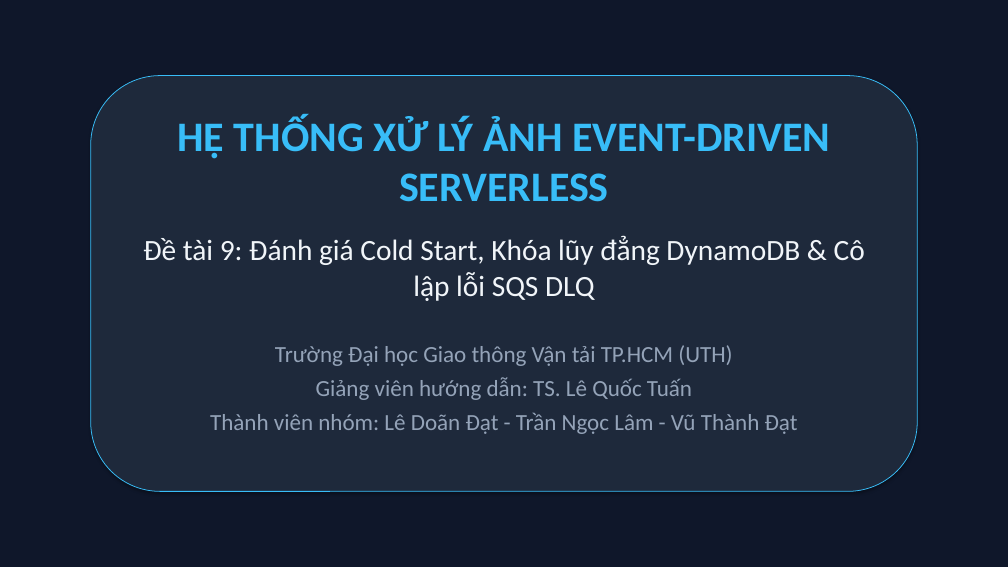
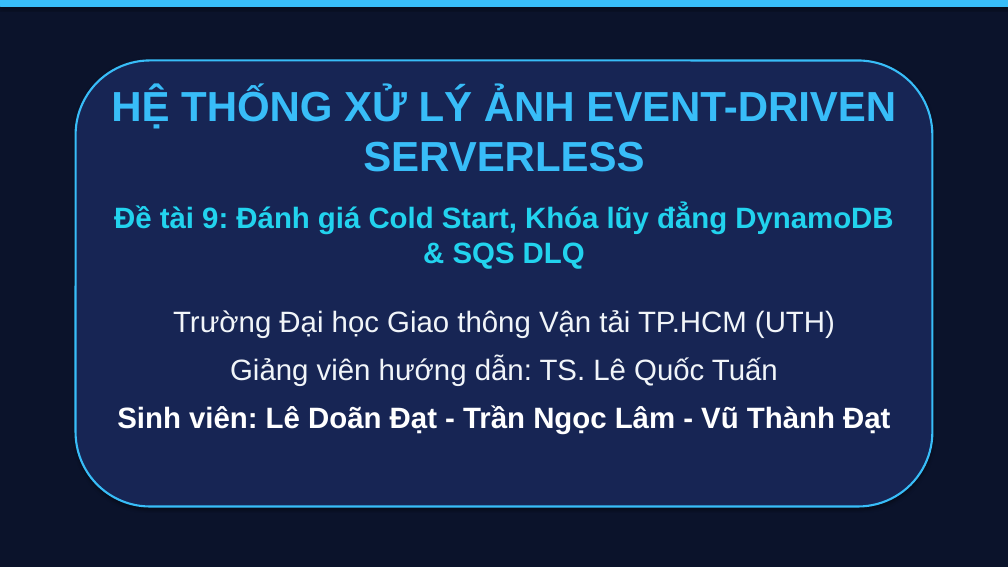
Before and after one commit to datdanghoccode/DTDM_XuLyAnh_Serverless, a slide deck: slide 1 of docs/DTDM_ThuyetTrinh_DeTai9.pptx. Drawn at 1008x567 pixels with LibreOffice and Linux fonts; fonts in the diff are those of the drawing. Boxes give left, top, right and bottom in pixels: in the first picture for what was removed or moved away, otherwise in the second. Text is boxed around its words. In the diff, an @@ line names an element or a change of style, - is before the commit and + after.

```diff
--- a/docs/DTDM_ThuyetTrinh_DeTai9.pptx
+++ b/docs/DTDM_ThuyetTrinh_DeTai9.pptx
@@ rectangle at (x1=0, y1=0, x2=1008, y2=567): fill #0F172A to #0B132B; outline #0F172A 0.75 pt to #0B132B 0.75 pt @@
@@ rectangle added at (x1=0, y1=0, x2=1008, y2=6), fill #38BDF8, outline #38BDF8 0.75 pt @@
@@ rounded rectangle resized from (x1=91, y1=76, x2=917, y2=492) to (x1=76, y1=60, x2=932, y2=507) @@
@@ rounded rectangle at (x1=76, y1=60, x2=932, y2=507): fill #1E293B to #172554; outline #38BDF8 0.75 pt to #38BDF8 2 pt @@
@@ text "HỆ THỐNG XỬ LÝ ẢNH ..." moved from (x1=143, y1=117, x2=865, y2=434) to (x1=111, y1=87, x2=896, y2=434) @@
@@ text at (x1=111, y1=87, x2=896, y2=386): font Calibri to Arial in "HỆ THỐNG XỬ LÝ ẢNH EVENT-DRIVEN SERVERLESS", "Trường Đại học Giao thông Vận tải ...", "Giảng viên hướng dẫn: TS. Lê Quốc ..."; size 22 to 28 pt, text colour #94A3B8 to #F1F5F9 in "Trường Đại học Giao thông Vận tải ...", "Giảng viên hướng dẫn: TS. Lê Quốc ..."; less space between paragraphs; more space between paragraphs @@
@@ text at (x1=114, y1=205, x2=893, y2=269): text changed; font Calibri to Arial; text colour #F1F5F9 to #22D3EE; bold on @@
-Đề tài 9: Đánh giá Cold Start, Khóa lũy đẳng DynamoDB & Cô lập lỗi SQS DLQ
+Đề tài 9: Đánh giá Cold Start, Khóa lũy đẳng DynamoDB & SQS DLQ
@@ text at (x1=117, y1=405, x2=890, y2=434): text changed; size 22 to 28 pt; font Calibri to Arial; text colour #94A3B8 to #FFFFFF; bold on @@
-Thành viên nhóm: Lê Doãn Đạt - Trần Ngọc Lâm - Vũ Thành Đạt
+Sinh viên: Lê Doãn Đạt - Trần Ngọc Lâm - Vũ Thành Đạt
```
Also in this commit, not shown: 10 other slides changed, 3 slides added, 2 slides removed, 8 other files.
